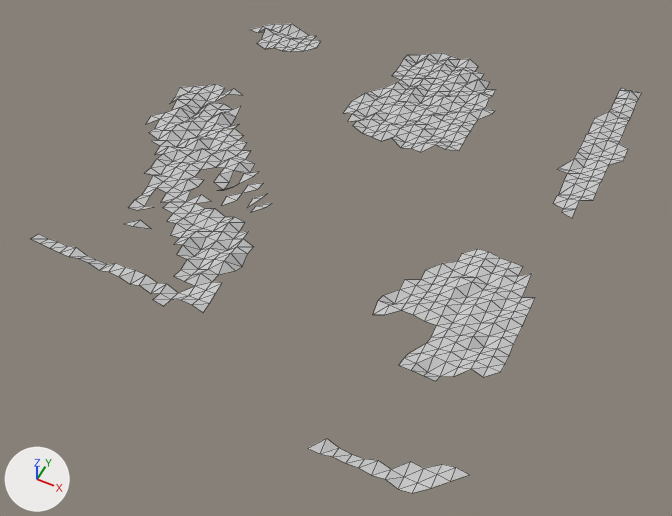
Two versions of the FBX model Assets/Game/Meshes/GroundSnow_Mesh.FBX, one commit apart.
Both versions are drawn from a 50 mm camera at (2493.0, -5437.0, 5768.0) aimed at (5.0, -462.0, -451.0). Arrows for +X, +Y and +Z are at lower left; the lights stay in place. Mesh edges are drawn as thin lines. Where no turn or scale is listed for an object, it has been applied to the vertices.

The first picture shows 'Ground001'.
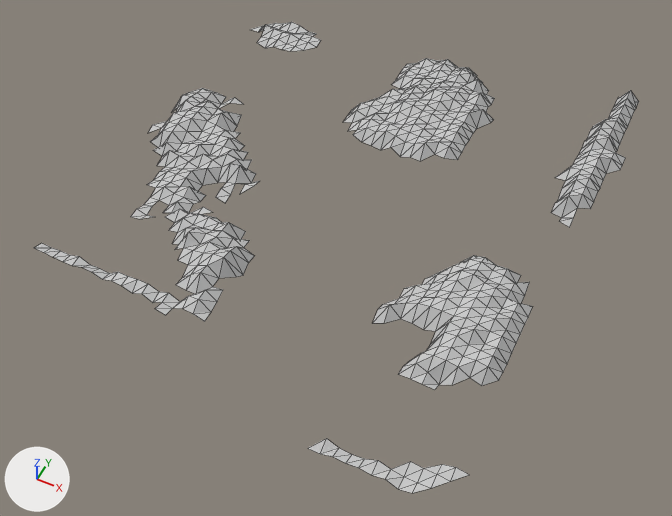
Pixel boxes [x1, y1, x2, y2] of what changed, in the pictures (672 x 516 px; the box of a moved part takes in the faces that stretch with it):
'Ground001', reshaped
    before: [31, 23, 641, 493]
    after: [34, 22, 639, 493]
part 1 of me_mesh, deleted
    before: [221, 183, 263, 206]
part 2 of me_mesh, deleted
    before: [251, 203, 271, 212]
part 3 of me_mesh, deleted
    before: [247, 194, 266, 208]
part 4 of me_mesh, deleted
    before: [125, 220, 151, 229]
part 5 of me_mesh, moved or reshaped
    before: [31, 84, 259, 312]
    after: [34, 88, 259, 321]
part 6 of me_mesh, moved or reshaped
    before: [373, 249, 535, 381]
    after: [373, 255, 533, 390]
part 7 of me_mesh, moved or reshaped
    before: [343, 53, 496, 152]
    after: [343, 61, 495, 161]
part 8 of me_mesh, moved or reshaped
    before: [553, 88, 641, 218]
    after: [551, 90, 639, 227]
part 9 of me_mesh, moved or reshaped
    before: [250, 23, 321, 52]
    after: [250, 22, 321, 51]

Edits to the bpy script that builds the scene:
```text
Change me_mesh:
    used by ob_ground001; location = (0.0, 0.0, 0.0)
    remove me_mesh.from_pydata(...)  # 707 vertices, 1046 faces; spans x -2200.0..2000.0, y -2500.0..2500.0, z -77.0..69.0
    add me_mesh.from_pydata(...)  # 686 vertices, 1034 faces; spans x -2200.0..2000.0, y -2500.0..2500.0, z -217.0..138.0
    me_mesh part 1: the loose piece of 7 vertices spanning x -1000.0..-800.0, y -700.0..-300.0, z -26.0..11.0 is deleted
    me_mesh part 2: the loose piece of 4 vertices spanning x -700.0..-600.0, y -700.0..-500.0, z 6.0..46.0 is deleted
    me_mesh part 3: the loose piece of 4 vertices spanning x -800.0..-700.0, y -600.0..-400.0, z -54.0..29.0 is deleted
    me_mesh part 4: the loose piece of 4 vertices spanning x -1600.0..-1400.0, y -1300.0..-1200.0, z -39.0..36.0 is deleted
    me_mesh part 5: 242 vertices removed from x -2200.0..-500.0, y -1900.0..700.0, z -77.0..66.0; 240 vertices added at x -2200.0..-500.0, y -1900.0..700.0, z -217.0..114.0
    me_mesh part 6: 113 vertices removed from x 700.0..1800.0, y -1600.0..-200.0, z -66.0..54.0; 113 vertices added at x 700.0..1800.0, y -1600.0..-200.0, z -179.0..138.0
    me_mesh part 7: 94 vertices removed from x -600.0..700.0, y 700.0..2200.0, z -44.0..53.0; 94 vertices added at x -600.0..700.0, y 700.0..2200.0, z -157.0..99.0
    me_mesh part 8: 75 vertices removed from x 1500.0..2000.0, y 500.0..2500.0, z -64.0..49.0; 75 vertices added at x 1500.0..2000.0, y 500.0..2500.0, z -165.0..77.0
    me_mesh part 9: 33 vertices removed from x -2000.0..-1300.0, y 1500.0..1900.0, z -40.0..69.0; 33 vertices added at x -2000.0..-1300.0, y 1500.0..1900.0, z -32.0..110.0
```
